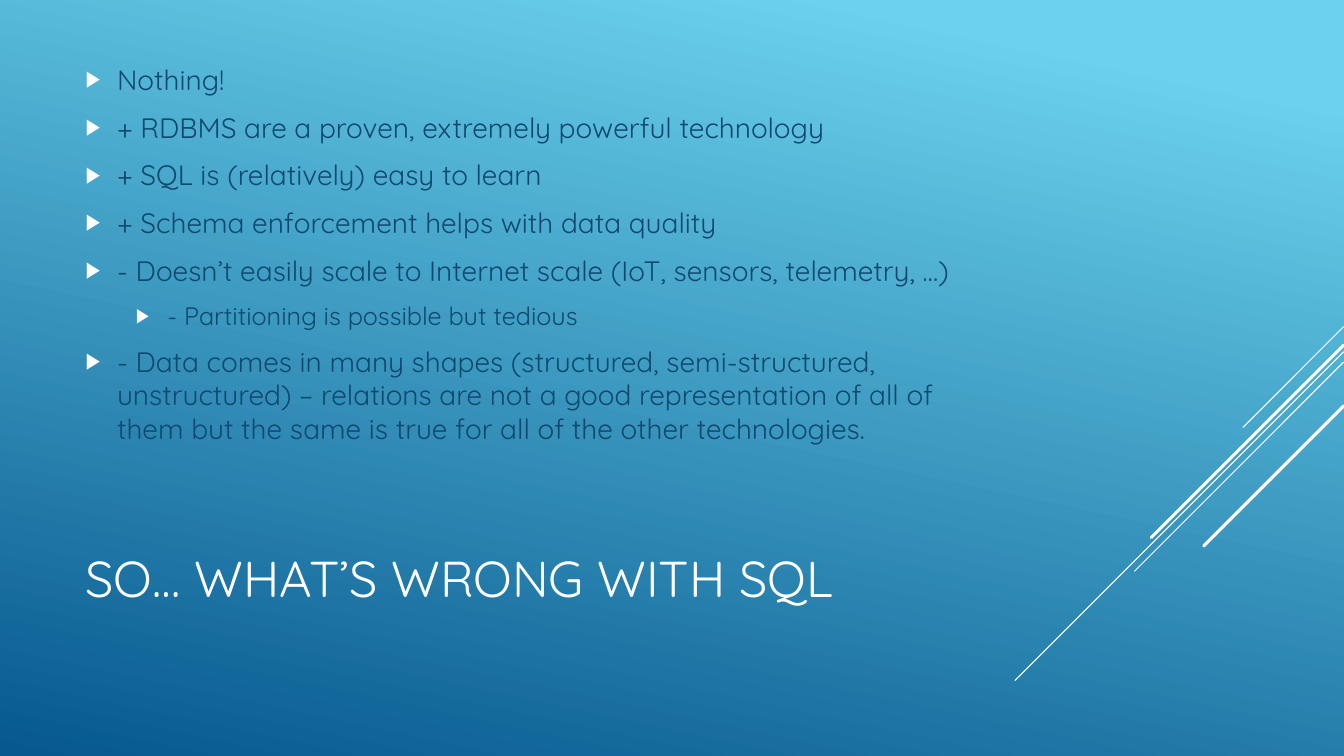
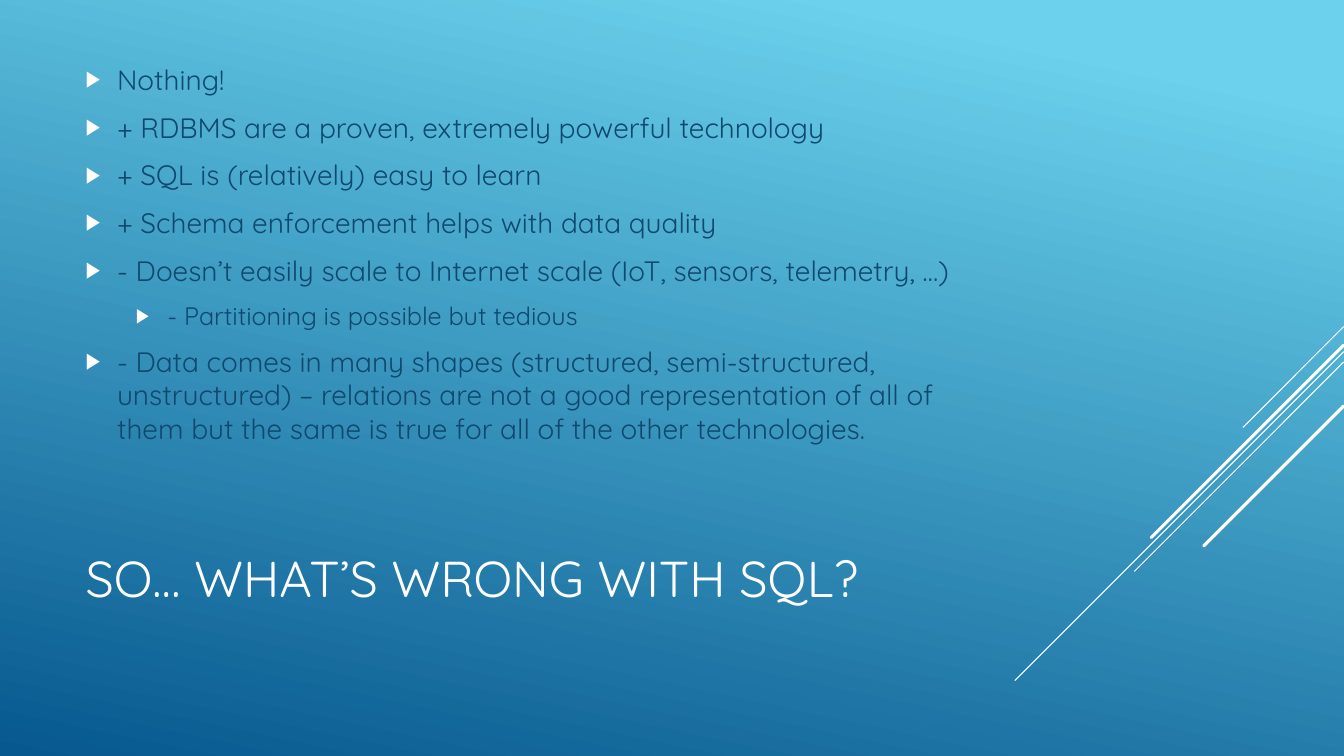
Before and after one commit to jbreyer/Polyglot, a slide deck: slide 6 of Polyglot Persistence and NOSQL.pptx. Drawn at 1344x756 pixels with LibreOffice and Linux fonts; fonts in the diff are those of the drawing. Boxes give left, top, right and bottom in pixels: in the first picture for what was removed or moved away, otherwise in the second. Text is boxed around its words. In the diff, an @@ line names an element or a change of style, - is before the commit and + after.

```diff
--- a/Polyglot Persistence and NOSQL.pptx
+++ b/Polyglot Persistence and NOSQL.pptx
@@ title at box(86, 560, 858, 606): text changed @@
-SO… WHAT’S WRONG WITH SQL
+SO… WHAT’S WRONG WITH SQL?
```
Also in this commit, not shown: 2 other slides changed, 1 other file.
